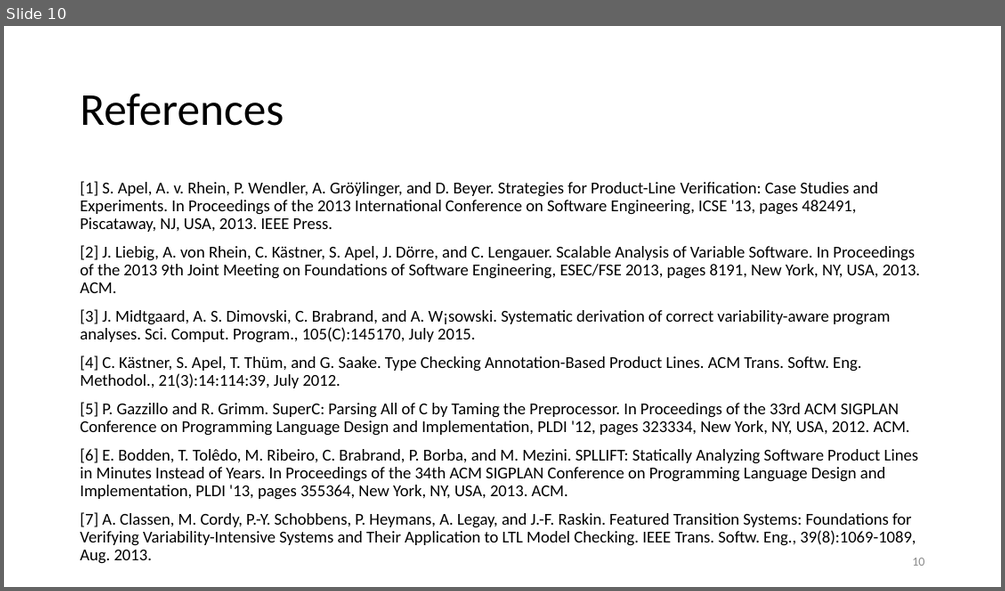
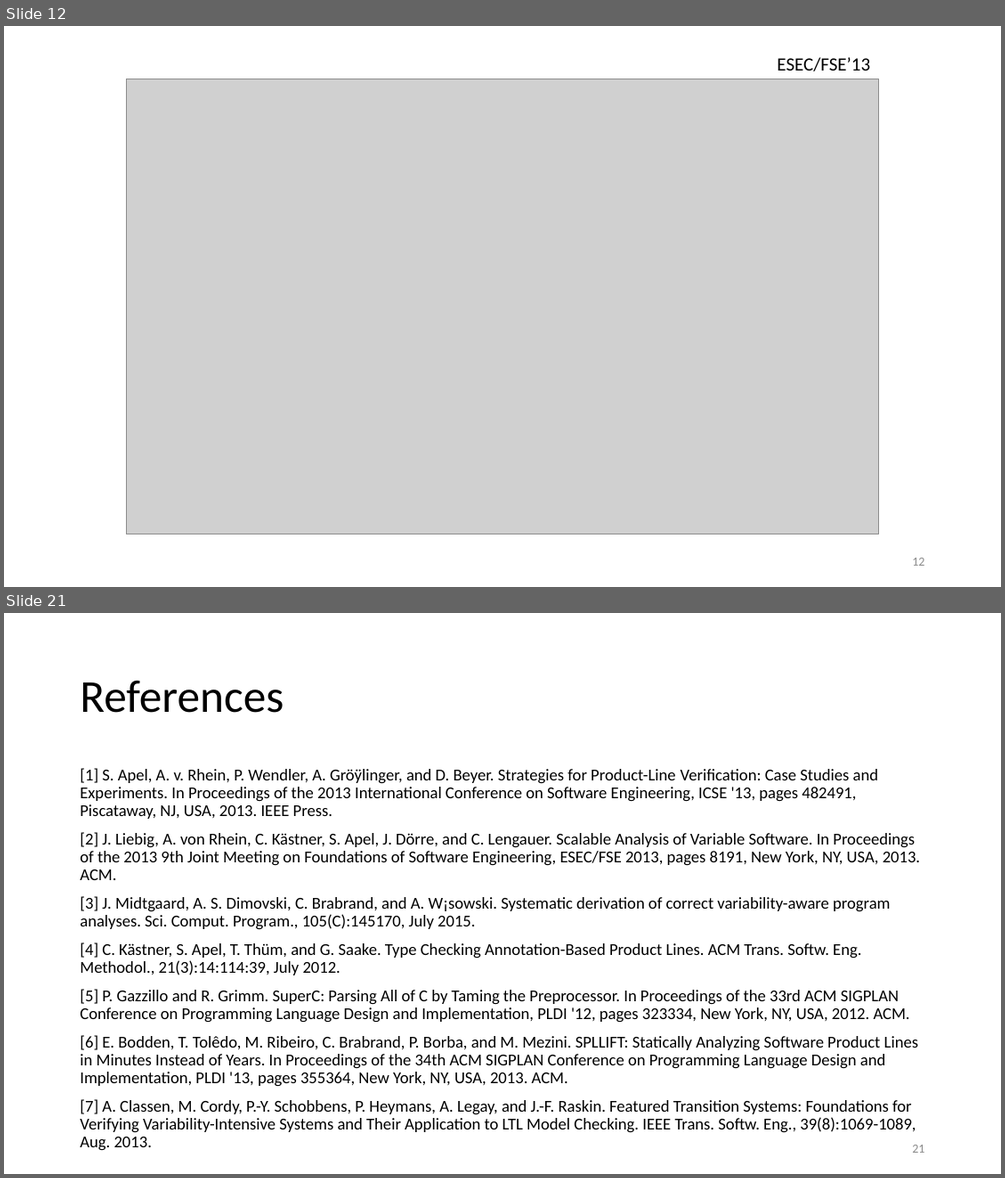
Before and after one commit to ramyshahin/ProductLineAnalysis, a slide deck: doc/quals/quals.pptx. Shown one above the other, each under a label of ours: slide 10 before the commit, slides 12 and 21 after it; the slides between them are not shown. The pictures are 1005x591 and 1005x1178 pixels, drawn with LibreOffice and Linux fonts; fonts in the diff are those of the drawing; grey boxes stand for pictures. Boxes give left, top, right and bottom in pixels: in the first picture for what was removed or moved away, otherwise in the second. Text is boxed around its words. In the diff, an @@ line names an element or a change of style, - is before the commit and + after.

```diff
--- a/doc/quals/quals.pptx
+++ b/doc/quals/quals.pptx
@@ slide 12 added at (4,26,1001,587), background #FFFFFF @@
@@ picture added at (126,79,879,534) @@
@@ text added at (777,57,870,71), 18 pt, text #000000 @@
+ESEC/FSE’13
@@ page number added at (912,557,924,565), 12 pt, text #8C8C8C @@
+12
@@ what was slide 10 is now slide 21 @@
@@ page number at (912,1144,924,1152): text changed @@
-10
+21
```
Also in this commit, not shown: 9 slides changed, 10 other slides added.
